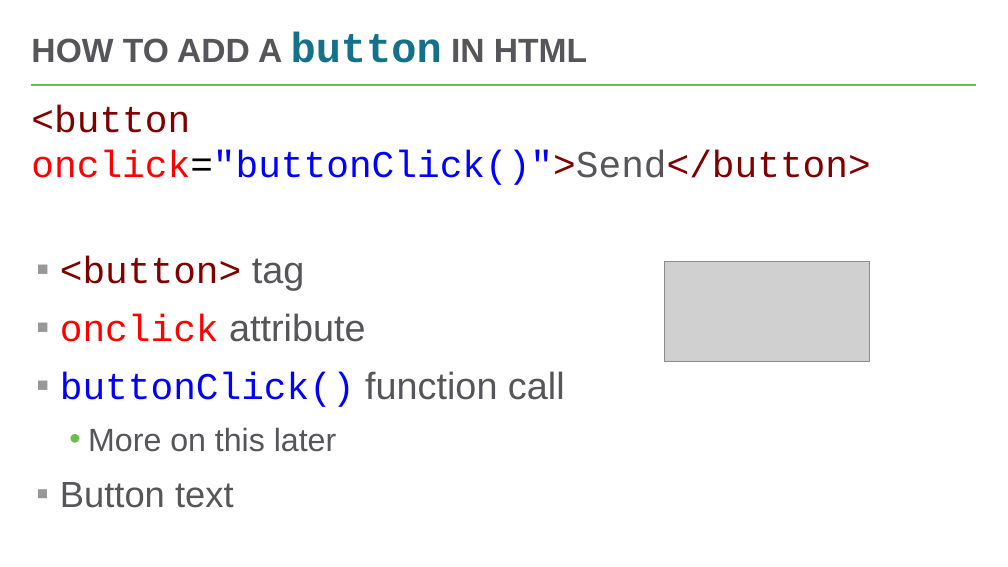
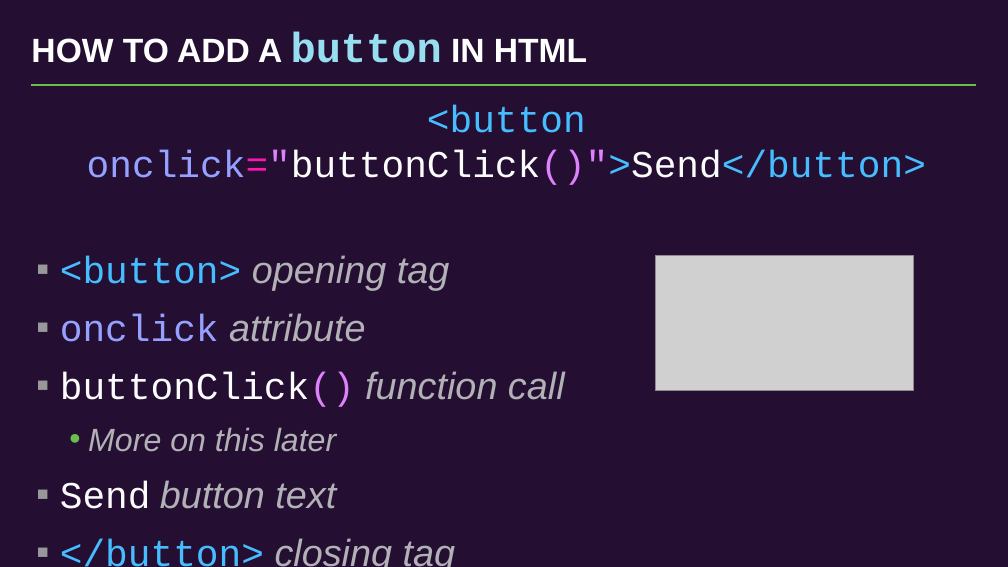
Before and after one commit to hytechclub/web-102, a slide deck: slide 4 of Week04/Buttons.pptx (slide 7 before the commit). Drawn at 1008x567 pixels with LibreOffice and Linux fonts; fonts in the diff are those of the drawing; grey boxes stand for pictures. Boxes give left, top, right and bottom in pixels: in the first picture for what was removed or moved away, otherwise in the second. Text is boxed around its words. In the diff, an @@ line names an element or a change of style, - is before the commit and + after.

```diff
--- a/Week04/Buttons.pptx
+++ b/Week04/Buttons.pptx
@@ background #FFFFFF to #240F33 @@
@@ title "HOW TO ADD A button ..." at [31,32,587,63]: text colour #56565A to #FFFFFF in "HOW TO ADD A IN HTML"; text colour #13718B to #98DEF1 in "button" @@
@@ text at [60,105,926,452]: text colour #800000 to #46BDFF in "<button onclick="buttonClick()">Send</button>"; text colour #FF0000 to #96A1FF in "onclick="buttonClick()">Send</button>", "onclick"; text colour #000000 to #FF16B0, text colour #56565A to #FCFCFC in "onclick="buttonClick()">Send</button>"; text colour #0000FF to #DF81FC, text colour #0000FF to #FCFCFC in "onclick="buttonClick()">Send</button>", "buttonClick()"; text colour #56565A to #B1B1B6, italic on in "attribute", "function call", "More on this later"; alignment left to centre; indent changed @@
@@ text at [60,255,450,290]: text changed; font Courier New to Arial; text colour #800000 to #B1B1B6; italic on @@
-▪ <button> tag
+▪ <button> opening tag
@@ picture: place and size @@
-picture at [665,262,870,361]
+picture at [656,256,914,391]
@@ text at [60,480,456,567]: text changed; size 34.7 to 36 pt; text colour #56565A to #B1B1B6; italic on @@
-▪ Button text
+▪ Send button text
+▪ </button> closing tag
```
Also in this commit, not shown: 5 other slides changed, 3 slides added, 3 slides removed, 8 other files.
